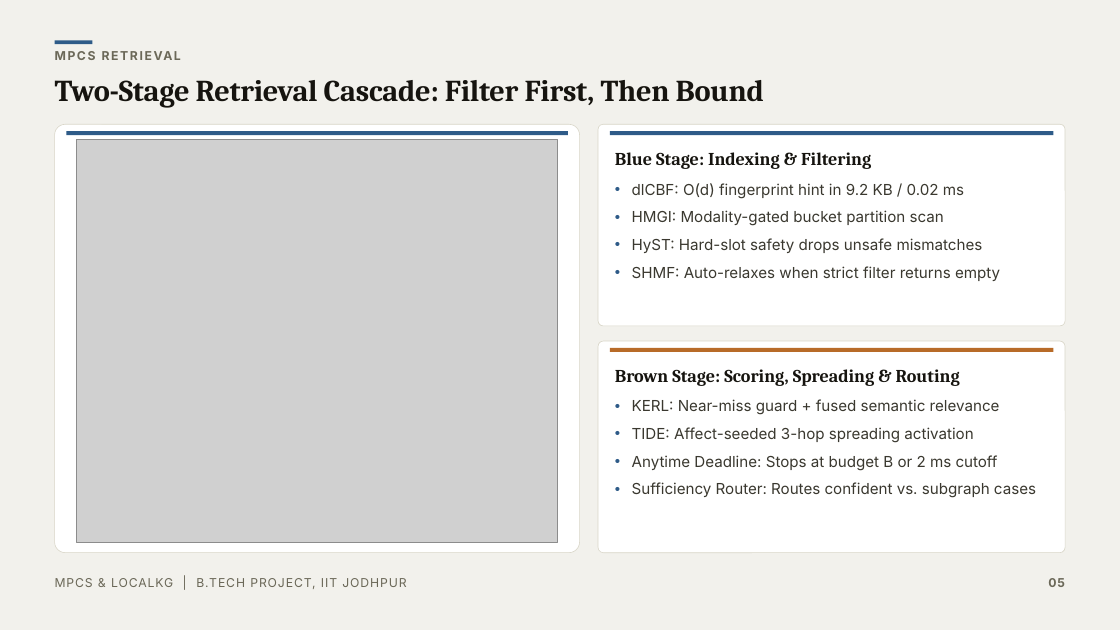
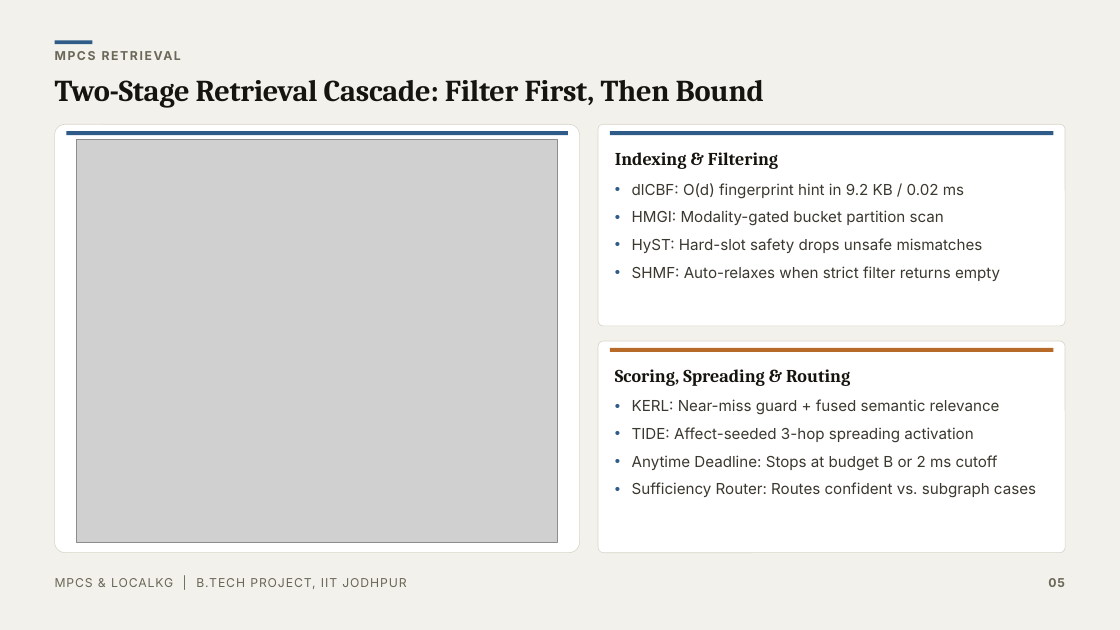
Before and after one commit to AurindumBanerjee/MPCS, a slide deck: slide 5 of report/PPT/BTP_PPT_Concise.pptx. Drawn at 1120x630 pixels with LibreOffice and Linux fonts; fonts in the diff are those of the drawing; grey boxes stand for pictures. Boxes give left, top, right and bottom in pixels: in the first picture for what was removed or moved away, otherwise in the second. Text is boxed around its words. In the diff, an @@ line names an element or a change of style, - is before the commit and + after.

```diff
--- a/report/PPT/BTP_PPT_Concise.pptx
+++ b/report/PPT/BTP_PPT_Concise.pptx
@@ text at bbox=[615, 152, 778, 169]: text changed @@
-Blue Stage: Indexing & Filtering
+Indexing & Filtering
@@ text at bbox=[615, 369, 850, 386]: text changed @@
-Brown Stage: Scoring, Spreading & Routing
+Scoring, Spreading & Routing
```
Also in this commit, not shown: 5 other slides changed, 4 other files.
